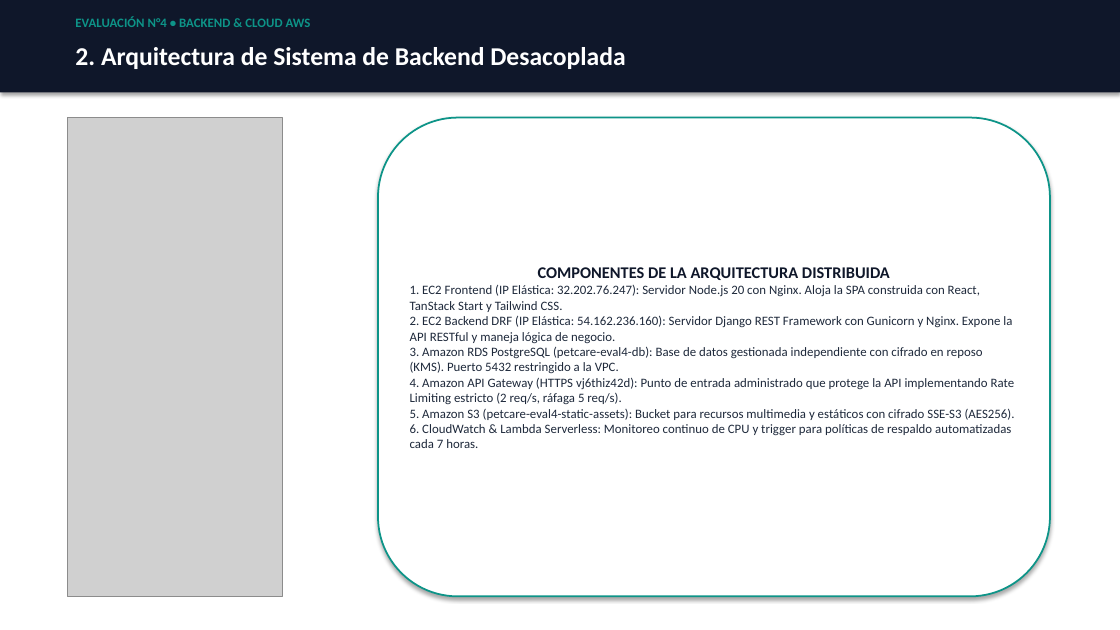
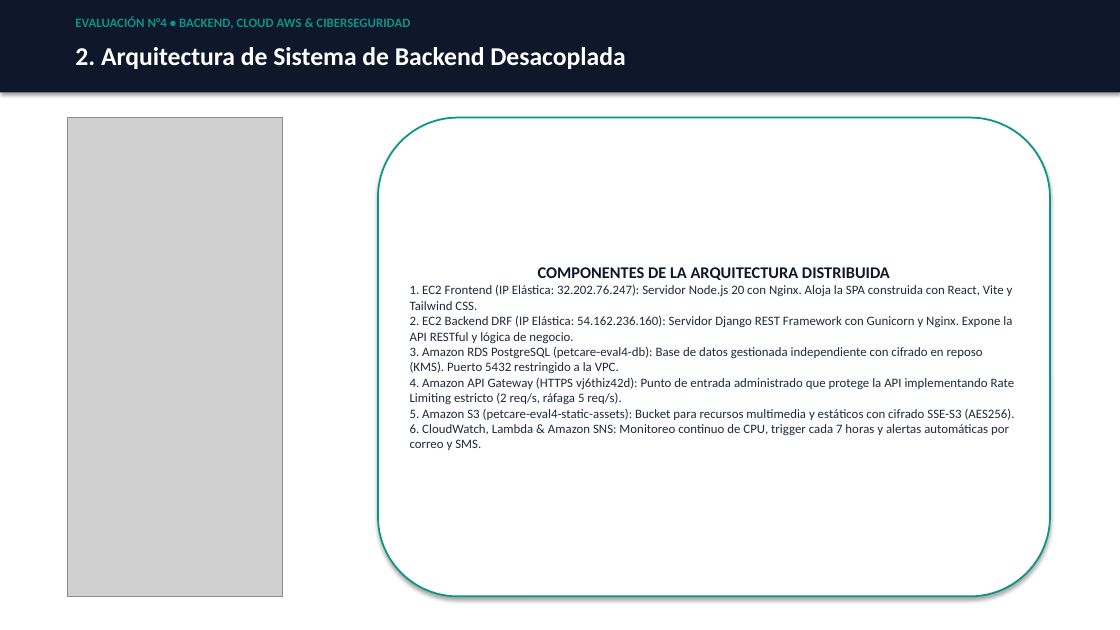
Before and after one commit to sebatmail/AWS-BACKEND-4, a slide deck: slide 3 of docs/PRESENTACION_EVALUACION_4_SEBASTIAN_TORRES.pptx. Drawn at 1120x630 pixels with LibreOffice and Linux fonts; fonts in the diff are those of the drawing; grey boxes stand for pictures. Boxes give left, top, right and bottom in pixels: in the first picture for what was removed or moved away, otherwise in the second. Text is boxed around its words. In the diff, an @@ line names an element or a change of style, - is before the commit and + after.

```diff
--- a/docs/PRESENTACION_EVALUACION_4_SEBASTIAN_TORRES.pptx
+++ b/docs/PRESENTACION_EVALUACION_4_SEBASTIAN_TORRES.pptx
@@ text at bbox=[75, 16, 410, 29]: text changed @@
-EVALUACIÓN N°4 • BACKEND & CLOUD AWS
+EVALUACIÓN N°4 • BACKEND, CLOUD AWS & CIBERSEGURIDAD
@@ text in rounded rectangle at bbox=[410, 285, 1013, 343]: text changed @@
-1. EC2 Frontend (IP Elástica: 32.202.76.247): Servidor Node.js 20 con Nginx. Aloja la SPA construida con React, TanStack Start y Tailwind CSS.
-2. EC2 Backend DRF (IP Elástica: 54.162.236.160): Servidor Django REST Framework con Gunicorn y Nginx. Expone la API RESTful y maneja lógica de negocio.
+1. EC2 Frontend (IP Elástica: 32.202.76.247): Servidor Node.js 20 con Nginx. Aloja la SPA construida con React, Vite y Tailwind CSS.
+2. EC2 Backend DRF (IP Elástica: 54.162.236.160): Servidor Django REST Framework con Gunicorn y Nginx. Expone la API RESTful y lógica de negocio.
@@ text in rounded rectangle at bbox=[410, 424, 1009, 450]: text changed @@
-6. CloudWatch & Lambda Serverless: Monitoreo continuo de CPU y trigger para políticas de respaldo automatizadas cada 7 horas.
+6. CloudWatch, Lambda & Amazon SNS: Monitoreo continuo de CPU, trigger cada 7 horas y alertas automáticas por correo y SMS.
```
Also in this commit, not shown: 9 other slides changed, 3 slides added, 9 other files.
